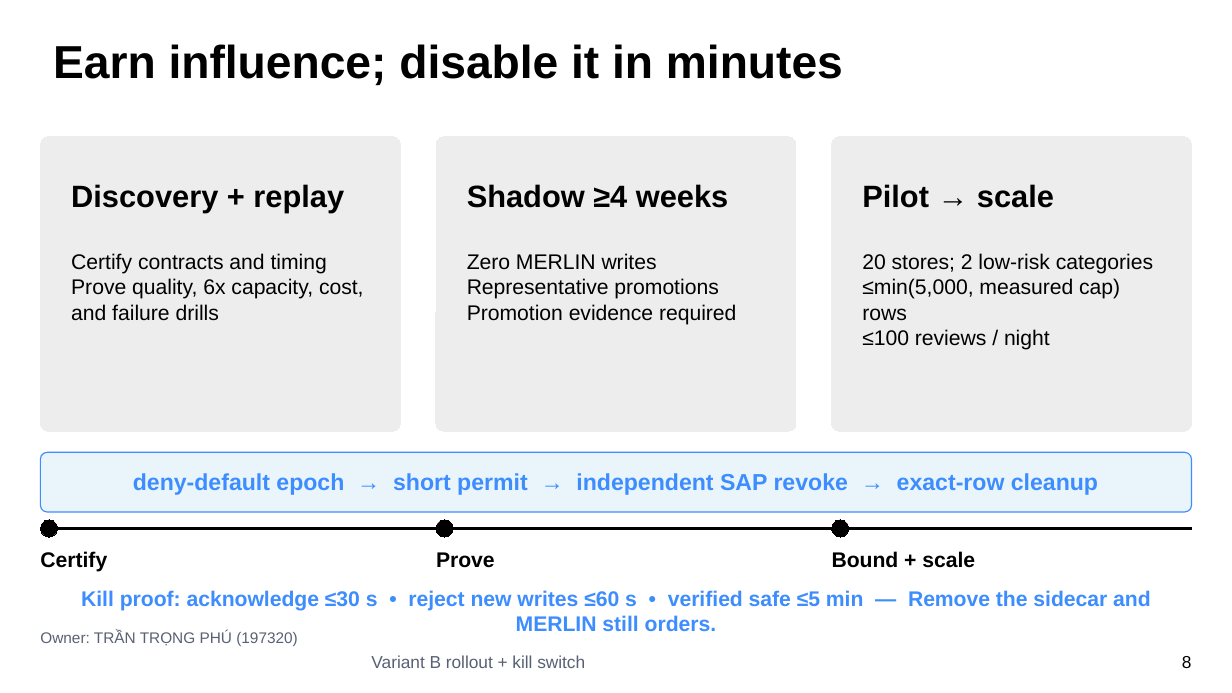
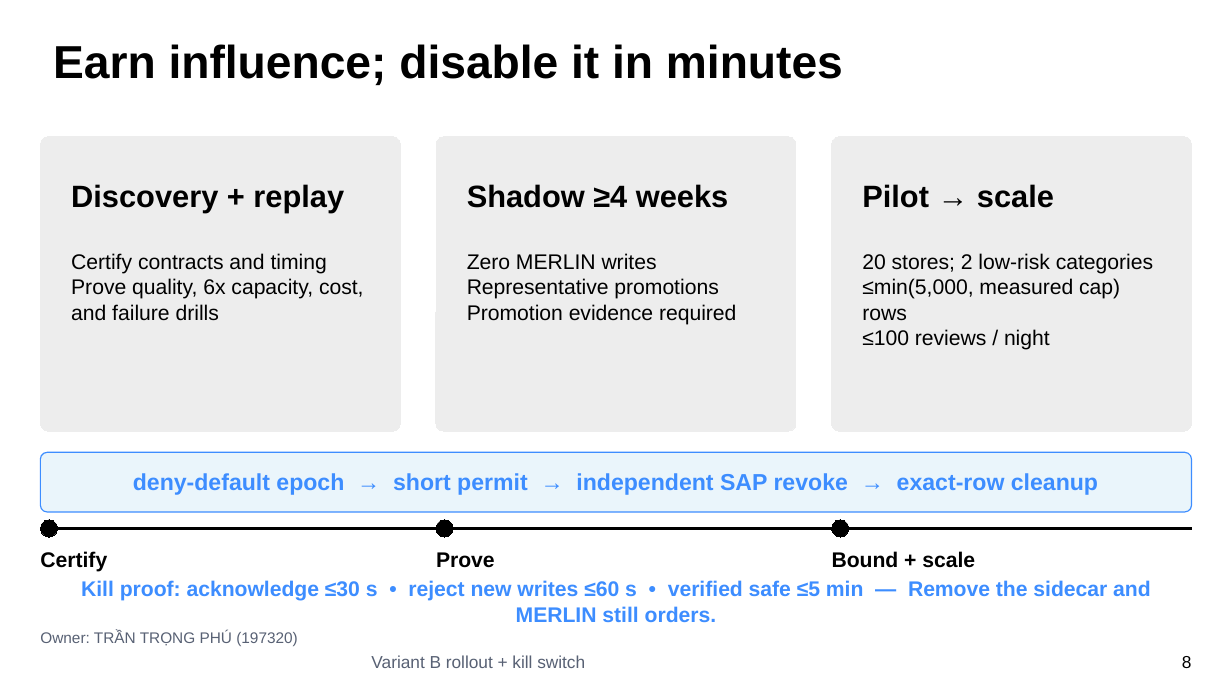
Before and after one commit to dtahoa/ai-architect-program-workshop, a slide deck: slide 8 of output/slides/Group4_VariantB_End_to_End_AI_System_Design.pptx. Drawn at 1232x693 pixels with LibreOffice and Linux fonts; fonts in the diff are those of the drawing. Boxes give left, top, right and bottom in pixels: in the first picture for what was removed or moved away, otherwise in the second. Text is boxed around its words. In the diff, an @@ line names an element or a change of style, - is before the commit and + after.

```diff
--- a/output/slides/Group4_VariantB_End_to_End_AI_System_Design.pptx
+++ b/output/slides/Group4_VariantB_End_to_End_AI_System_Design.pptx
@@ text "Kill proof: acknowledge ≤30 s ...": place and size @@
-text "Kill proof: acknowledge ≤30 s ..." at (81,590,1151,631)
+text "Kill proof: acknowledge ≤30 s ..." at (81,580,1151,622)
```
Also in this commit, not shown: 4 other slides changed, 28 other files.
